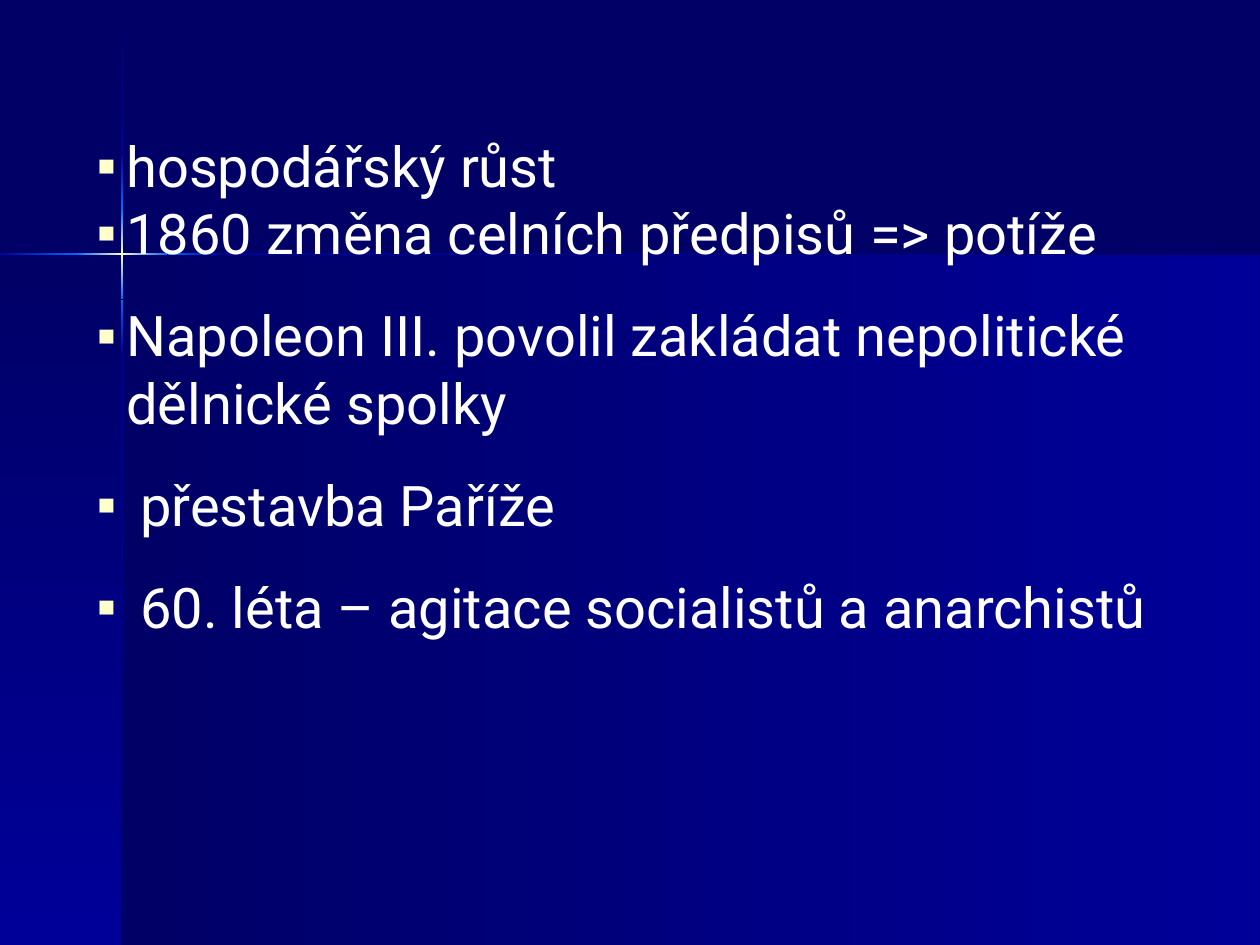
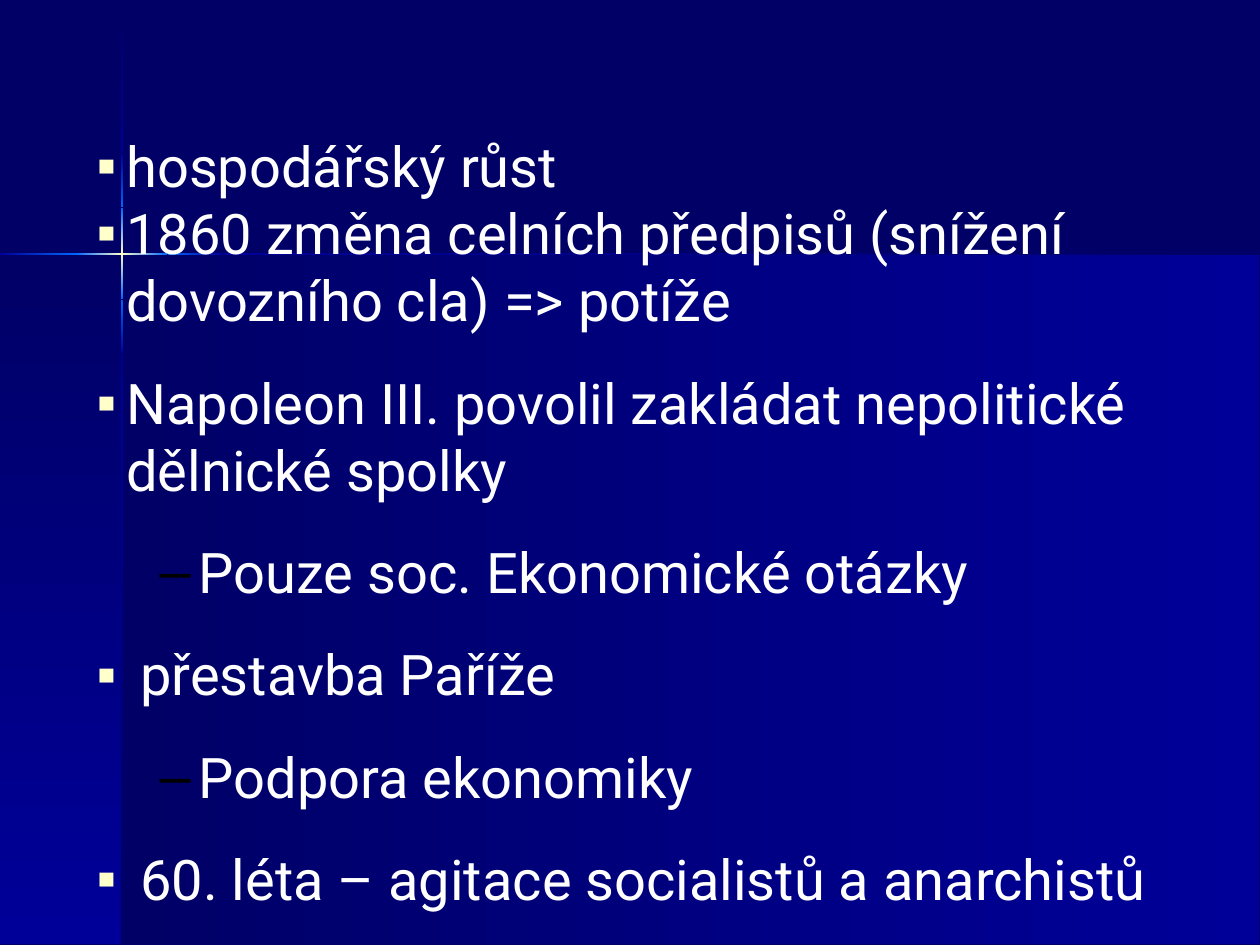
Before and after one commit to JiriKalvoda/zapisky, a slide deck: slide 24 of d/12-MezinarodniVztahy.ppt. Drawn at 1260x945 pixels with LibreOffice and Linux fonts; fonts in the diff are those of the drawing. Boxes give left, top, right and bottom in pixels: in the first picture for what was removed or moved away, otherwise in the second. Text is boxed around its words. In the diff, an @@ line names an element or a change of style, - is before the commit and + after.

```diff
--- a/d/12-MezinarodniVztahy.ppt
+++ b/d/12-MezinarodniVztahy.ppt
@@ text at [126,209,1064,334]: text changed @@
-▪ 1860 změna celních předpisů => potíže
+▪ 1860 změna celních předpisů (snížení dovozního cla) => potíže
@@ freeform shape at [0,255,121,945]: outline redrawn @@
@@ freeform shape at [122,255,1259,945]: outline redrawn @@
@@ text at [199,551,968,605]: paragraph added @@
+  – Pouze soc. Ekonomické otázky
@@ text at [199,756,693,810]: paragraph added @@
+  – Podpora ekonomiky
```
Also in this commit, not shown: 33 other slides changed.
